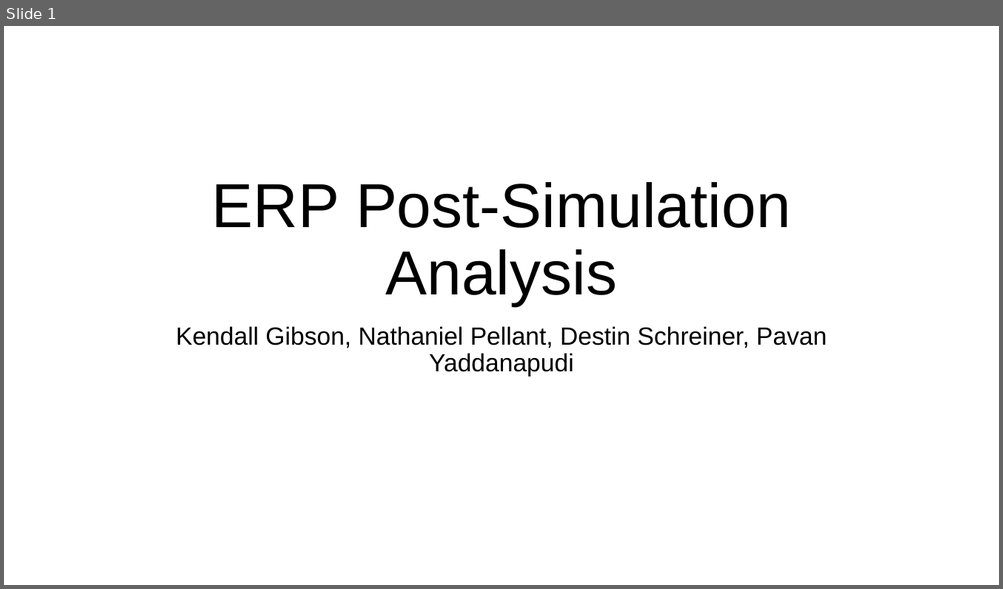
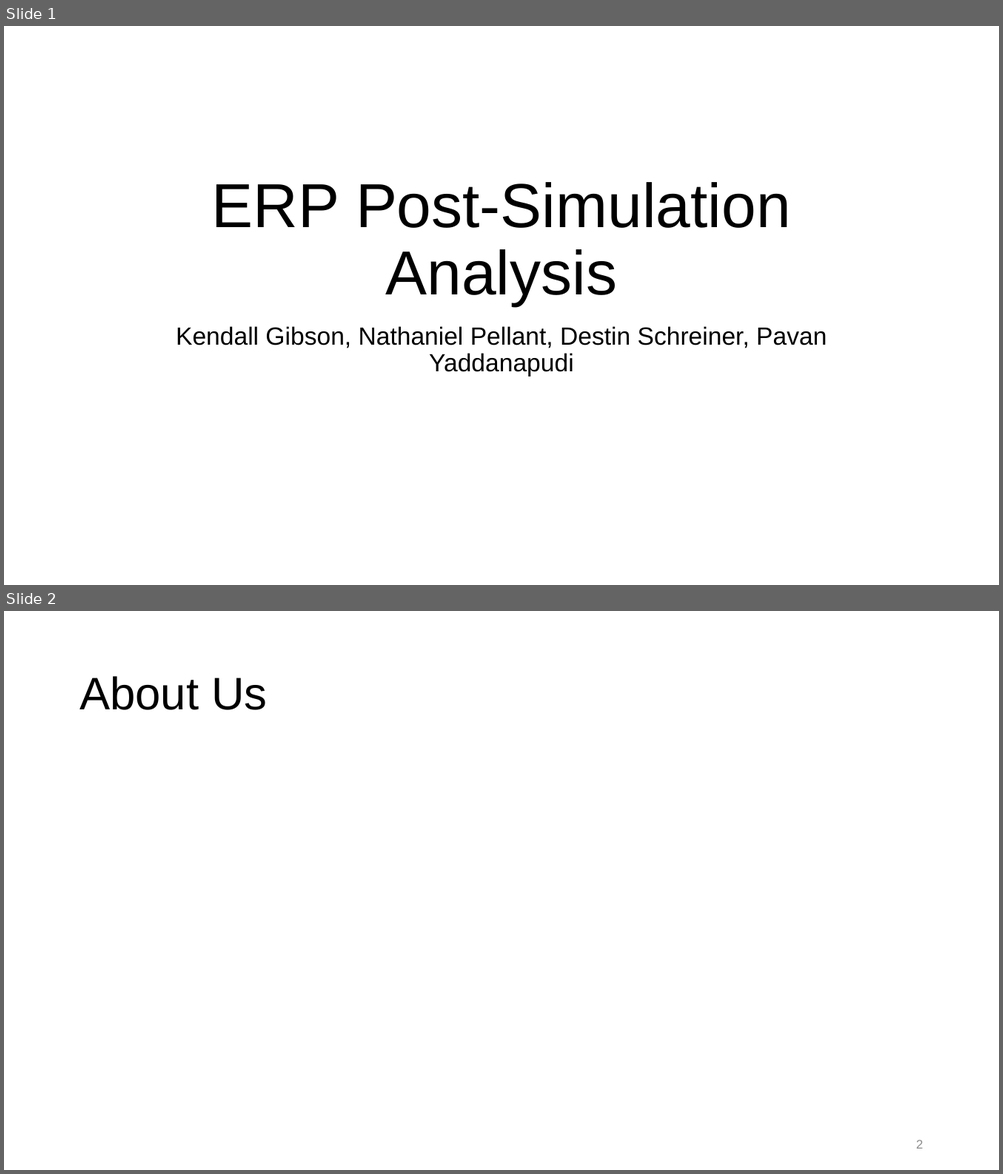
Before and after one commit to npellant/PostSimulationAnalysis, a slide deck: Team27_PostSimulationAnalysis.pptx. Shown one above the other, each under a label of ours: slide 1 before the commit, slides 1 and 2 after it. The pictures are 1003x589 and 1003x1174 pixels, drawn with LibreOffice and Linux fonts; fonts in the diff are those of the drawing. Boxes give left, top, right and bottom in pixels: in the first picture for what was removed or moved away, otherwise in the second. Text is boxed around its words. In the diff, an @@ line names an element or a change of style, - is before the commit and + after.

```diff
--- a/Team27_PostSimulationAnalysis.pptx
+++ b/Team27_PostSimulationAnalysis.pptx
@@ slide 2 added at (4, 611, 999, 1170), background #FFFFFF @@
@@ title added at (79, 676, 267, 710), 44 pt, text #000000 @@
+About Us
@@ page number added at (916, 1140, 922, 1149), 12 pt, text #8C8C8C @@
+2
```
Also in this commit, not shown: 2 other slides added.
